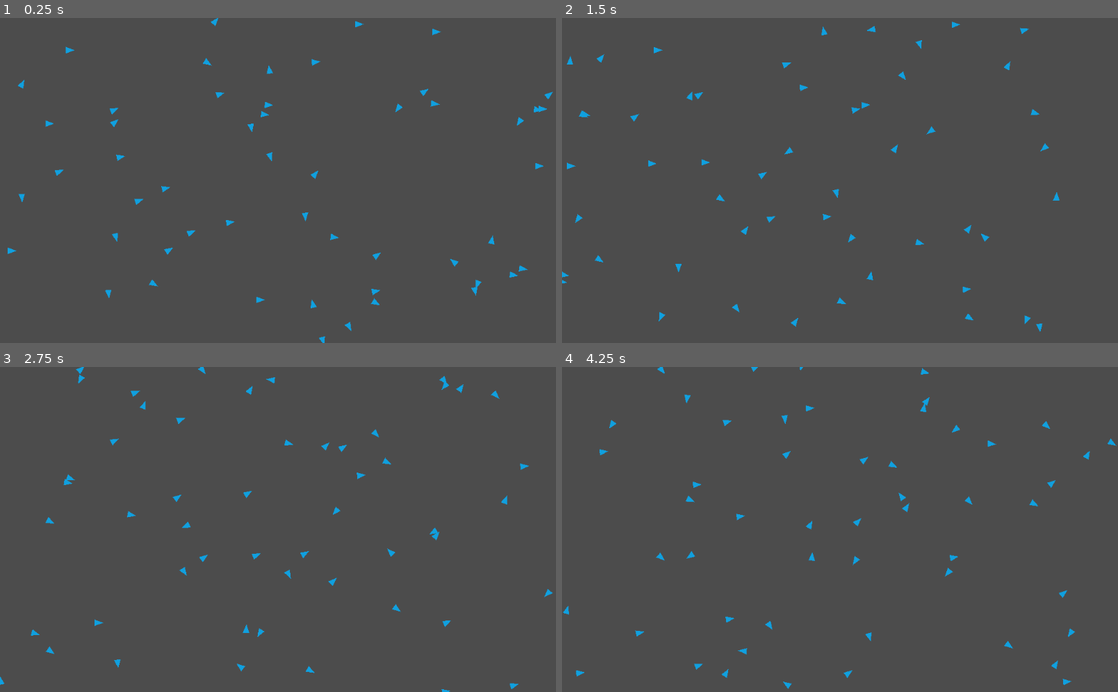
Above: before the commit, frames 1-4 (two rows, left to right).
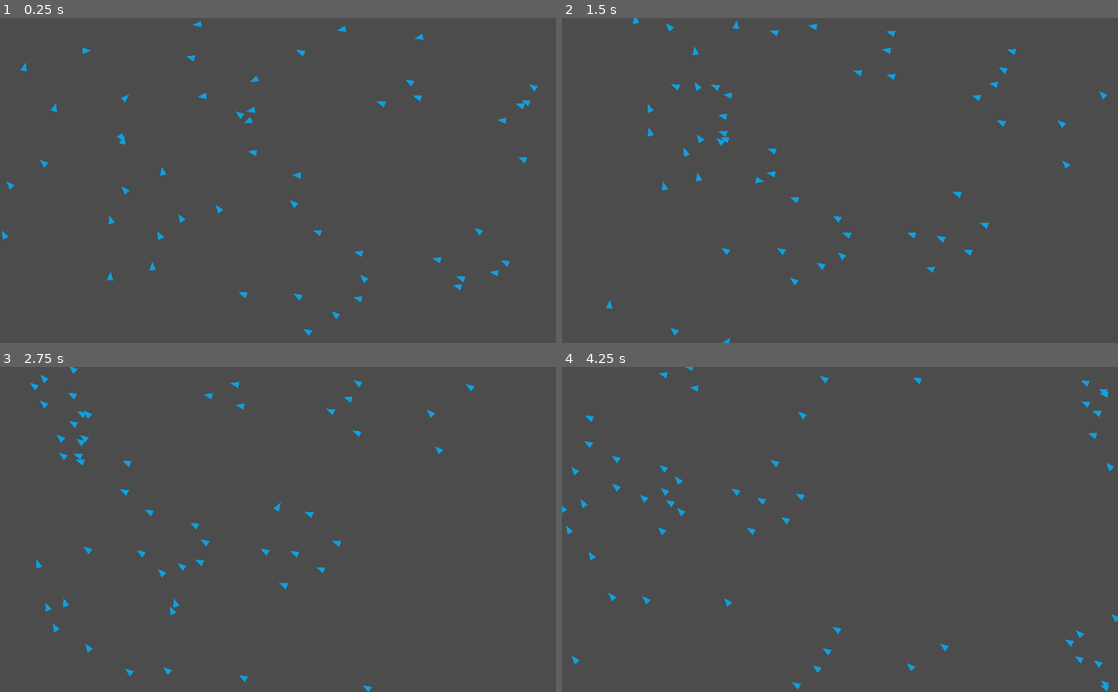
Above: after the commit, the same moments.

Repository: deplanty/boids-godot
Game: Godot game, scene res://scenes/board.tscn
The game is run twice, just before and just after one commit, with the same random seed, the same clock (stepped at 60 frames per second) and the same inputs.
Inputs:
- Up to frame 1 (0.25 s): no input
- Up to frame 2 (1.5 s): no input
- Up to frame 3 (2.75 s): no input
- Up to frame 4 (4.25 s): no input

The runs differ from the first frame. In frame 1, 1.9% of the frame differs, in the area x 0-100%, y 0-100%; in frame 2, 1.8%; in frame 3, 1.9%; in frame 4, 1.9%.

Commit message:
Add the cohesion rule

Diff:
--- a/project.godot
+++ b/project.godot
@@ -17,6 +17,7 @@
 [autoload]
 
 Screen="*res://singletons/screen.gd"
+Flock="*res://singletons/flock.gd"
 
 [global]
 
--- a/scenes/boid.gd
+++ b/scenes/boid.gd
@@ -1,46 +1,59 @@
 extends KinematicBody2D
 
 # Boid parameters
-var id : String = ""
+var id :int = 0
 # Actual speed of the boid with direction
 export (Vector2) var speed := Vector2(100, 0)  # pixel/???
 # The target speed
-export (int) var speed_target := 5000  # pixel/???
+export (int) var speed_target := 8000  # pixel/???
 # The acceleration rate to the target speed
-export (float, 0.01, 1) var speed_target_rate := 0.7  # %
-# The radius where the boid can detect other boids
-export (int) var detection_radius := 80  # pixel
-# The percent of the detection radius used as the protective radius
-# The boid tries to get away from those in this range
-export (float, 0.01, 1) var protection_radius := 0.3  # %
+export (float, 0.01, 1) var speed_target_rate := 0.8  # %
 # Rate at which the boid get away from the others
-export (float, 0.01, 1) var separation := 0.5  # %
+export (float, 0.01, 1) var separation := 0.8  # %
 # Rate at which the boid align with the others
-export (float, 0.01, 1) var alignment := 0.5  # %
+export (float, 0.01, 1) var alignment := 0.8  # %
 # Rate at which the boid stay close to the others
-export (float, 0.01, 1) var cohesion := 0.5  # %
+export (float, 0.01, 1) var cohesion := 0.8  # %
 # Scenes and objects
-onready var detection_area = $Area2D
+onready var detection_area = $DetectionArea
+onready var protection_area = $ProtectionArea
 
 # Magics
 
 func _ready() -> void:
 	randomize()
-	$Area2D/CollisionShape2D.shape.radius = detection_radius
+	id = Flock.next_id()
+	speed = speed.rotated(rotation)
 
 
 func _process(delta) -> void:
+	var boids :Array
 
-	# Detect boids in protection radius and go far from them
+	# Detect boids in protection range and go far from them
 	var closed_delta = Vector2(0, 0)
-	for boid in get_boids_in_protection():
+	boids = get_boids_in_protection()
+	for boid in boids:
 		closed_delta.x += position.x - boid.position.x
 		closed_delta.y += position.y - boid.position.y
-	speed += closed_delta * separation
+
+	# Detect boids in visual range, match their direction and move toward them
+	var vel_average = Vector2(0, 0)
+	var pos_average = Vector2(0, 0)
+	boids = get_boids_detected()
+	for boid in boids:
+		vel_average += boid.speed
+		pos_average += boid.position
+	if boids.size() > 0:
+		vel_average /= boids.size()
+		pos_average /= boids.size()
+
+	speed += closed_delta * 200 * separation * delta  # Separation
+	speed += vel_average * 2 * alignment * delta  # Alignment
+	speed += (pos_average - position) * 20 * cohesion * delta  # Cohesion
 
 	# Adapt speed to match the target speed
 	var speed_magnitude = speed.length()
-	speed *= 1 + ((speed_target - speed_magnitude) / speed_magnitude) * speed_target_rate * delta
+	speed *= 1 + ((speed_target - speed_magnitude) / speed_magnitude) * speed_target_rate
 
 	# Move the boids according to the calculated speed
 	move_and_slide(speed * delta)
@@ -56,7 +69,7 @@
 	position.x = rand_range(pad, width - pad)
 	position.y = rand_range(pad, height - pad)
 	rotation = deg2rad(rand_range(0, 360))
-	speed.rotated(rotation)
+	speed = speed.rotated(rotation)
 
 ## Make the boid move in the board as if it is a donut.
 func world_is_a_donut():
@@ -72,11 +85,8 @@
 
 ## Returns the list of boids contained in the protection area
 func get_boids_in_protection() -> Array:
-	var radius = detection_radius * protection_radius
-	$Area2D/CollisionShape2D.shape.radius = radius
-	var bodies = detection_area.get_overlapping_bodies()
+	var bodies = protection_area.get_overlapping_bodies()
 	bodies.erase(self)
-	$Area2D/CollisionShape2D.shape.radius = detection_radius
 	return bodies
 
 ## Returns the list of boids conained in the detection area
--- a/scenes/boid.tscn
+++ b/scenes/boid.tscn
@@ -1,9 +1,12 @@
-[gd_scene load_steps=3 format=2]
+[gd_scene load_steps=4 format=2]
 
 [ext_resource path="res://scenes/boid.gd" type="Script" id=1]
 
 [sub_resource type="CircleShape2D" id=1]
-radius = 80.0
+radius = 100.0
+
+[sub_resource type="CircleShape2D" id=2]
+radius = 30.0
 
 [node name="Boid" type="KinematicBody2D"]
 collision_mask = 0
@@ -16,7 +19,12 @@
 color = Color( 0.0627451, 0.627451, 0.87451, 1 )
 polygon = PoolVector2Array( -8, -6, 8, 0, -8, 6 )
 
-[node name="Area2D" type="Area2D" parent="."]
+[node name="DetectionArea" type="Area2D" parent="."]
 
-[node name="CollisionShape2D" type="CollisionShape2D" parent="Area2D"]
+[node name="CollisionShape2D" type="CollisionShape2D" parent="DetectionArea"]
 shape = SubResource( 1 )
+
+[node name="ProtectionArea" type="Area2D" parent="."]
+
+[node name="CollisionShape2D" type="CollisionShape2D" parent="ProtectionArea"]
+shape = SubResource( 2 )
